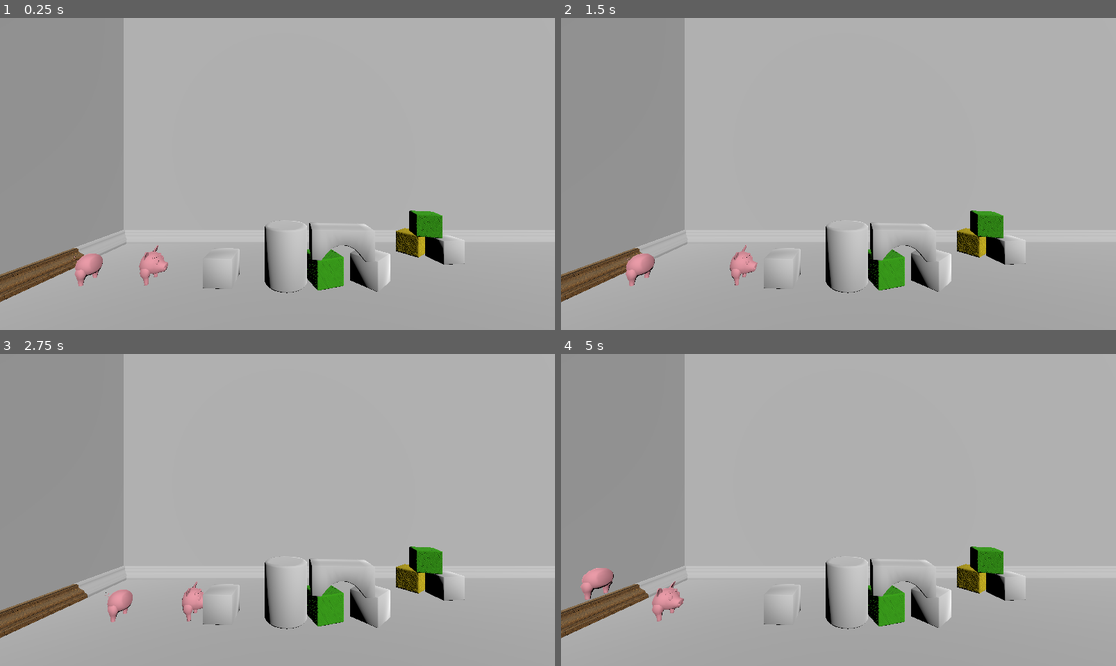
Above: before the commit, frames 1-4 (two rows, left to right).
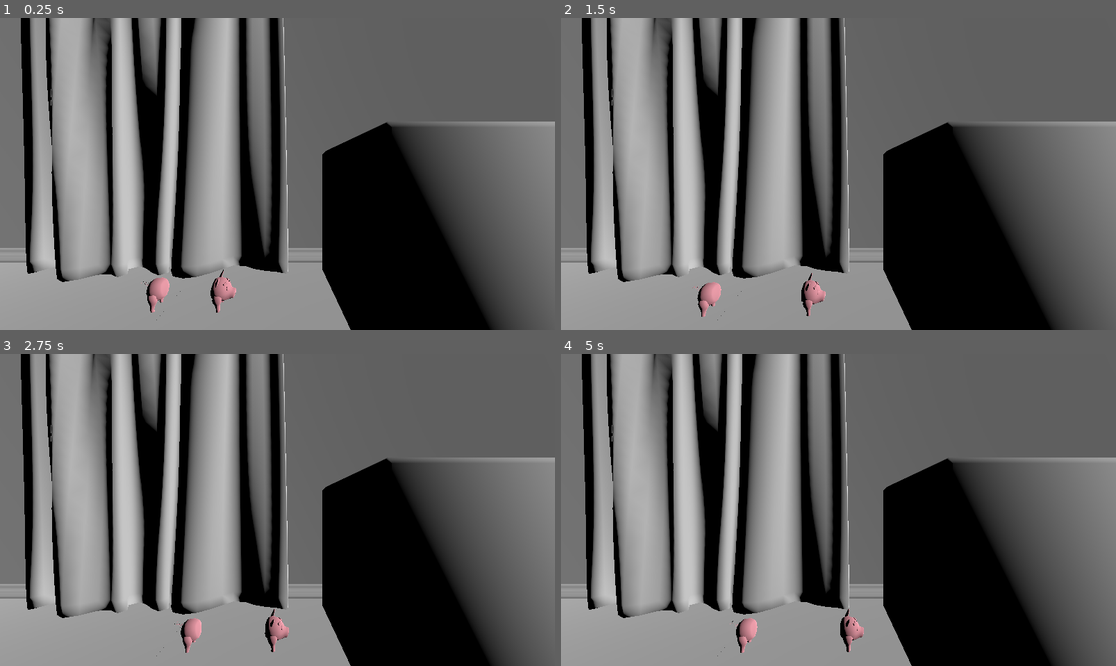
Above: after the commit, the same moments.

Repository: CoffeeMugTwo/b_oink
Game: Godot game, scene res://Scenes/World.tscn
Same seed, same stepped clock (60 frames per second), same inputs: the game is played once before the commit and once after it. Before the commit the project starts from res://Scenes/TestWorld.tscn.
Inputs:
- Up to frame 1 (0.25 s): no input
- Up to frame 2 (1.5 s): tap Enter (ui_accept) at 0.5 s; hold Right (ui_right) 0.53-1.28 s; hold Shift (p2_hold) 0.53-1.28 s; tap C (p2_jump) at 0.77 s; hold Down (ui_down) from 1.28 s (still down); tap A (p2_left) at 1.35 s
- Up to frame 3 (2.75 s): tap C (p2_jump) at 1.52 s; release Down (ui_down) at 2.03 s; hold Right (ui_right) from 2.03 s (still down); hold D (p2_right) from 2.03 s (still down)
- Up to frame 4 (5 s): release Right (ui_right) at 2.78 s; release D (p2_right) at 2.78 s; hold Up (ui_up) 2.78-3.53 s; tap Shift (p2_hold) at 2.85 s; tap C (p2_jump) at 3.02, 3.77, 4.52 s; hold A (p2_left) 3.53-4.28 s; hold Left (ui_left) from 3.53 s (still down); tap D (p2_right) at 4.35 s

The runs differ from the first frame. In frame 1, 76% of the frame differs, in the area x 0-100%, y 0-100%; in frame 2, 76%; in frame 3, 76%; in frame 4, 76%.

Commit message:
Added EndZone

Diff:
--- a/b-oink/Scenes/World.tscn
+++ b/b-oink/Scenes/World.tscn
@@ -1,6 +1,7 @@
-[gd_scene load_steps=28 format=3 uid="uid://c12rwdhvobuir"]
+[gd_scene load_steps=30 format=3 uid="uid://c12rwdhvobuir"]
 
 [ext_resource type="PackedScene" uid="uid://dql7vvv1oixh3" path="res://Art/Models/B-Oink!_Bar_Straight_wood_LP.fbx" id="1_5cjrv"]
+[ext_resource type="Script" uid="uid://dyvc74m7cohq8" path="res://Scripts/world.gd" id="1_r0dna"]
 [ext_resource type="PackedScene" uid="uid://dpdlg3jwq3gw0" path="res://Art/Models/B-Oink!_Floor_boards.fbx" id="2_j0p05"]
 [ext_resource type="PackedScene" uid="uid://cqjfh8efwvg1" path="res://Art/Models/B-Oink!_Wall.fbx" id="3_5nsto"]
 [ext_resource type="PackedScene" uid="uid://bynltsclhkugb" path="res://Art/Models/B-Oink!_Buldingblock_cylinder_LP.fbx" id="4_gjpho"]
@@ -16,8 +17,9 @@
 [ext_resource type="PackedScene" uid="uid://blaj83ljd7ftn" path="res://Art/Models/Curtain_LP.gltf" id="14_8l3nt"]
 [ext_resource type="PackedScene" uid="uid://p0uyi8jieasc" path="res://Art/Models/Chair_LP.gltf" id="15_kwl8l"]
 [ext_resource type="PackedScene" uid="uid://djx6htad3ovwe" path="res://Art/Models/Teddy_LP.gltf" id="16_xiqgv"]
-[ext_resource type="PackedScene" uid="uid://doaeowvopsl7f" path="res://Art/Models/B-Oink!_Book_LP.fbx" id="17_waglr"]
+[ext_resource type="PackedScene" uid="uid://xdjn8j01vrus" path="res://Art/Models/B-Oink!_Book_LP.fbx" id="17_waglr"]
 [ext_resource type="PackedScene" uid="uid://c1vloahd8enej" path="res://Art/Models/B-Oink!_Domino_LP.fbx" id="18_rwt1y"]
+[ext_resource type="PackedScene" uid="uid://cbutrd7rji0r1" path="res://Scenes/players_inside_area.tscn" id="20_b5aes"]
 
 [sub_resource type="BoxShape3D" id="BoxShape3D_5nsto"]
 
@@ -43,6 +45,7 @@
 size = Vector3(1.3322754, 0.059326172, 1)
 
 [node name="World" type="Node3D"]
+script = ExtResource("1_r0dna")
 
 [node name="RoomEdge" type="StaticBody3D" parent="."]
 
@@ -223,7 +226,7 @@
 shape = SubResource("BoxShape3D_5nsto")
 
 [node name="Camera3D" type="Camera3D" parent="."]
-transform = Transform3D(1, 0, 0, 0, 1, 0, 0, 0, 1, 24.369709, 5.8451095, 7.212913)
+transform = Transform3D(1, 0, 0, 0, 1, 0, 0, 0, 1, 60.598137, 4.8451095, 7.212913)
 
 [node name="DirectionalLight3D" type="DirectionalLight3D" parent="."]
 transform = Transform3D(0.07303497, -0.47181213, 0.87866914, 0.25164002, 0.86123455, 0.4415341, -0.9650612, 0.18886085, 0.18162705, 28.295916, 7.9920297, 6.2795568)
@@ -500,7 +503,7 @@
 parameters/looping = true
 
 [node name="spring_engine_code_test" parent="." instance=ExtResource("10_kn06e")]
-transform = Transform3D(0.3, 0, 0, 0, 0.3, 0, 0, 0, 0.3, 17.657387, 2.9578404, 0)
+transform = Transform3D(0.3, 0, 0, 0, 0.3, 0, 0, 0, 0.3, 58.4527, 0.4266448, 0)
 
 [node name="Curtain_LP2" parent="." instance=ExtResource("14_8l3nt")]
 transform = Transform3D(-4.371139e-07, 0, -10, 0, 10, 0, 10, 0, -4.371139e-07, 54.47079, 0.009225893, -2.8395028)
@@ -1154,3 +1157,8 @@
 
 [node name="B-Oink!_Buldingblock_cube_LP" parent="Block15" instance=ExtResource("7_y7y61")]
 transform = Transform3D(0.99790883, 0, -0.06463681, 0, 1, 0, 0.06463681, 0, 0.99790883, 0, 0, 0)
+
+[node name="EndZone" parent="." instance=ExtResource("20_b5aes")]
+transform = Transform3D(3, 0, 0, 0, 3, 0, 0, 0, 3, 65.80617, -0.02009058, 0)
+
+[connection signal="all_players_inside" from="EndZone" to="." method="_on_end_zone_all_players_inside"]
--- a/b-oink/Scenes/players_inside_area.tscn
+++ b/b-oink/Scenes/players_inside_area.tscn
@@ -4,13 +4,13 @@
 [ext_resource type="PackedScene" uid="uid://bxrnw4u303w4h" path="res://Art/Models/B-Oink!_Buldingblock_cube_LP.fbx" id="2_s23tw"]
 
 [sub_resource type="BoxShape3D" id="BoxShape3D_3tvxv"]
-size = Vector3(2.4638672, 2.0576172, 3.0185547)
+size = Vector3(1.7848511, 2.0576172, 1.8136597)
 
 [node name="PlayersInsideArea" type="Area3D"]
 script = ExtResource("1_8si28")
 
 [node name="CollisionShape3D" type="CollisionShape3D" parent="."]
-transform = Transform3D(1, 0, 0, 0, 1, 0, 0, 0, 1, 0.029921532, 1.0288086, -0.03173828)
+transform = Transform3D(1, 0, 0, 0, 1, 0, 0, 0, 1, -0.03254795, 1.0288086, 0.057403564)
 shape = SubResource("BoxShape3D_3tvxv")
 
 [node name="B-Oink!_Buldingblock_cube_LP" parent="." instance=ExtResource("2_s23tw")]
--- a/b-oink/Scenes/workbench/butt_code.gd
+++ b/b-oink/Scenes/workbench/butt_code.gd
@@ -42,9 +42,9 @@
 
 	var current_acceleration = current_force_vector / mass
 
-	print("Butt")
-	print("current acceleration")
-	print(current_acceleration)
+	##print("Butt")
+	##print("current acceleration")
+	##print(current_acceleration)
 
 	velocity += current_acceleration * delta
 
--- a/b-oink/Scenes/workbench/spring_test_code.tscn
+++ b/b-oink/Scenes/workbench/spring_test_code.tscn
@@ -25,7 +25,7 @@
 anchor_a = NodePath("../head/head_anker")
 anchor_b = NodePath("../butt/butt_anker")
 
-[node name="head" type="CharacterBody3D" parent="."]
+[node name="head" type="CharacterBody3D" parent="." groups=["players"]]
 script = ExtResource("1_josfd")
 
 [node name="CollisionShape3D" type="CollisionShape3D" parent="head"]
@@ -38,7 +38,7 @@
 [node name="B-Oink!_Char_front" parent="head" instance=ExtResource("4_nqheu")]
 transform = Transform3D(-4.371139e-08, 0, -1, 0, 1, 0, 1, 0, -4.371139e-08, -0.22487676, 0, 0)
 
-[node name="butt" type="CharacterBody3D" parent="."]
+[node name="butt" type="CharacterBody3D" parent="." groups=["players"]]
 script = ExtResource("5_nqheu")
 
 [node name="CollisionShape3D" type="CollisionShape3D" parent="butt"]
--- /dev/null
+++ b/b-oink/Scripts/world.gd
@@ -0,0 +1,15 @@
+extends Node3D
+
+
+# Called when the node enters the scene tree for the first time.
+func _ready() -> void:
+	pass # Replace with function body.
+
+
+# Called every frame. 'delta' is the elapsed time since the previous frame.
+func _process(delta: float) -> void:
+	pass
+
+
+func _on_end_zone_all_players_inside() -> void:
+	get_tree().change_scene_to_file("res://Scenes/win_screen.tscn")
--- a/b-oink/project.godot
+++ b/b-oink/project.godot
@@ -11,7 +11,7 @@
 [application]
 
 config/name="b_oink"
-run/main_scene="uid://cwq6hmbt6f1gj"
+run/main_scene="uid://c12rwdhvobuir"
 config/features=PackedStringArray("4.5", "Forward Plus")
 config/icon="res://icon.svg"
 <<<<<<<HEADrun/main_scene="uid://c12rwdhvobuir"
Not shown, added: b-oink/Scripts/world.gd.uid
